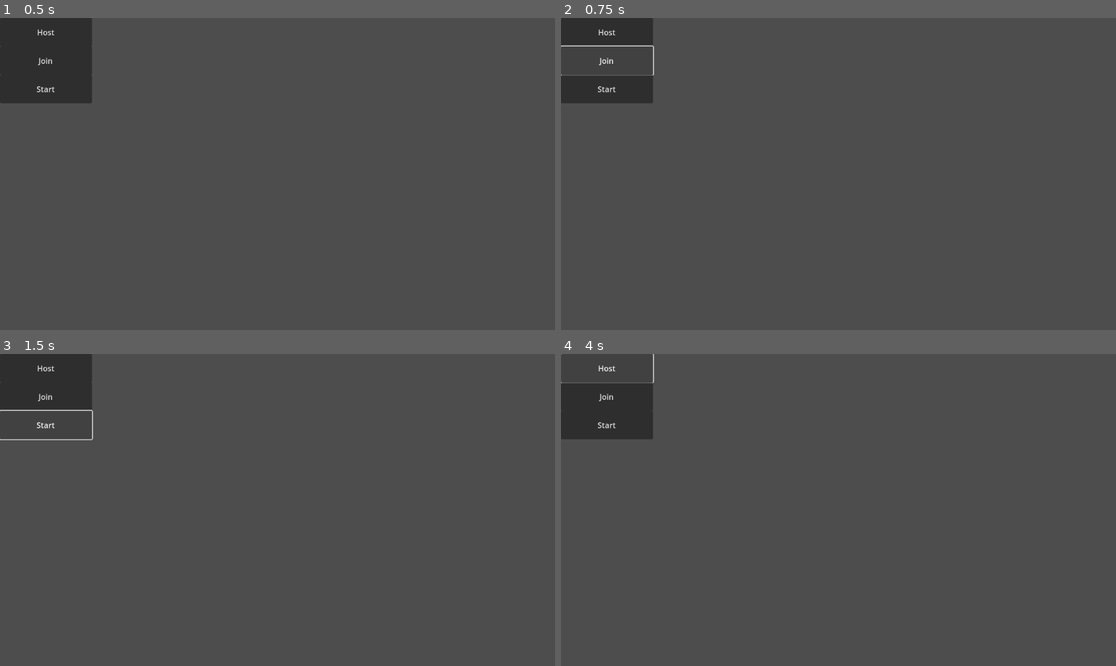
Above: before the commit, frames 1-4 (two rows, left to right).
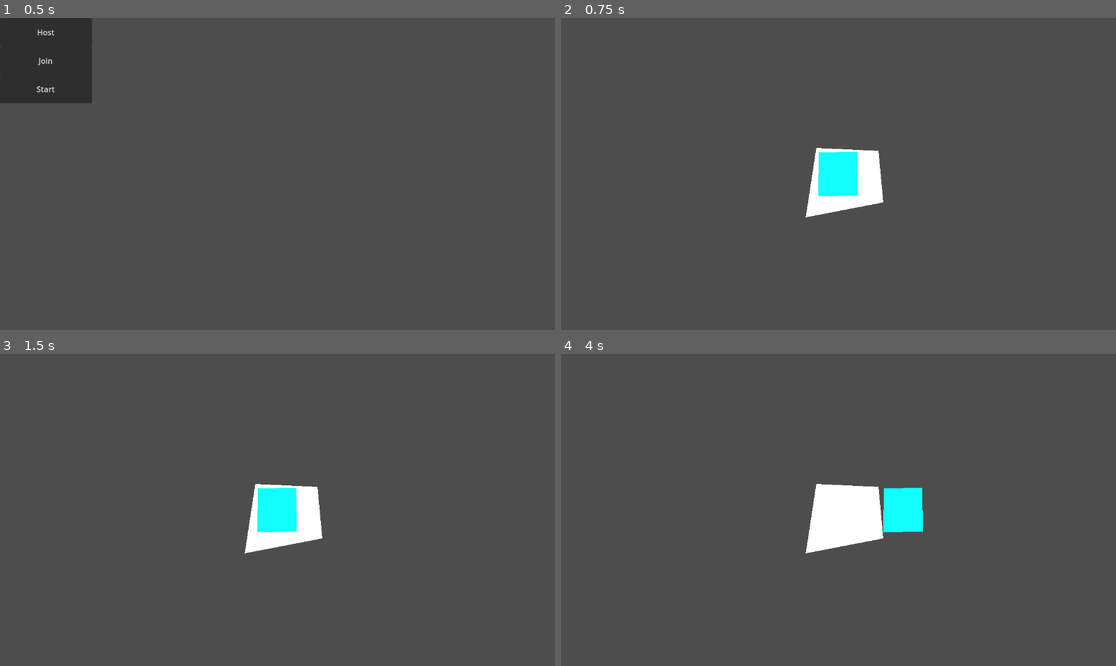
Above: after the commit, the same moments.

Repository: Laxen/godot_enet_multiplayer
Game: Godot game, scene res://Main.tscn
Two runs of this game, one before a commit and one after it. Both use one fixed random seed, a clock stepped at 60 frames per second and the inputs below.
Inputs (mouse positions are in pixels of both pictures, inside the frame that each line leads up to):
- Up to frame 1 (0.5 s): no input
- Up to frame 2 (0.75 s): click "Join" at 0.5 s
- Up to frame 3 (1.5 s): click (44, 425) at 1.25 s, where only the run before the commit has a clickable "Start"
- Up to frame 4 (4 s): click (605, 425) at 2 s, where only the run before the commit has a clickable "Start"; click (605, 369) at 2.75 s, where only the run before the commit has a clickable "Host"; hold D (right) from 3.53 s (still down)

Frame 1 is identical in both runs. In frame 2, 5.4% of the frame differs, in the area x 0-59%, y 0-64%; in frame 3, 5.6%; in frame 4, 6.4%, in the area x 0-66%, y 0-64%.
Error before the commit: Attempt to call function 'compress' in base 'null instance' on a null instance. (res://EnetControl.gd:26)

Commit message:
Fix EnetControl compression issue
Forgot to delete this line, causing the client to never connect
properly.

Diff:
--- a/EnetControl.gd
+++ b/EnetControl.gd
@@ -23,7 +23,6 @@
 func _on_join_pressed():
 	peer = ENetMultiplayerPeer.new()
 	peer.create_client(address, port)
-	peer.get_host().compress(ENetConnection.COMPRESS_RANGE_CODER)
 	multiplayer.set_multiplayer_peer(peer)
 
 	start_game()
